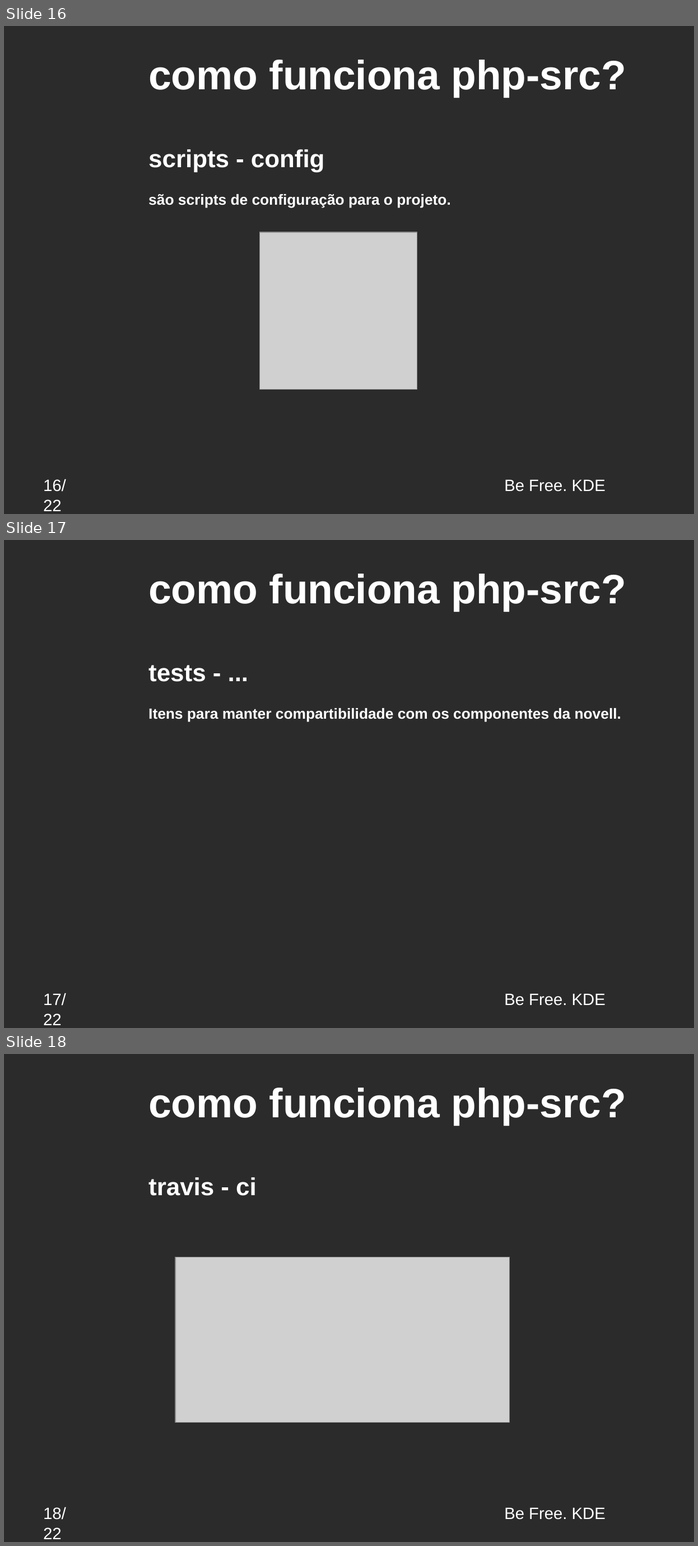
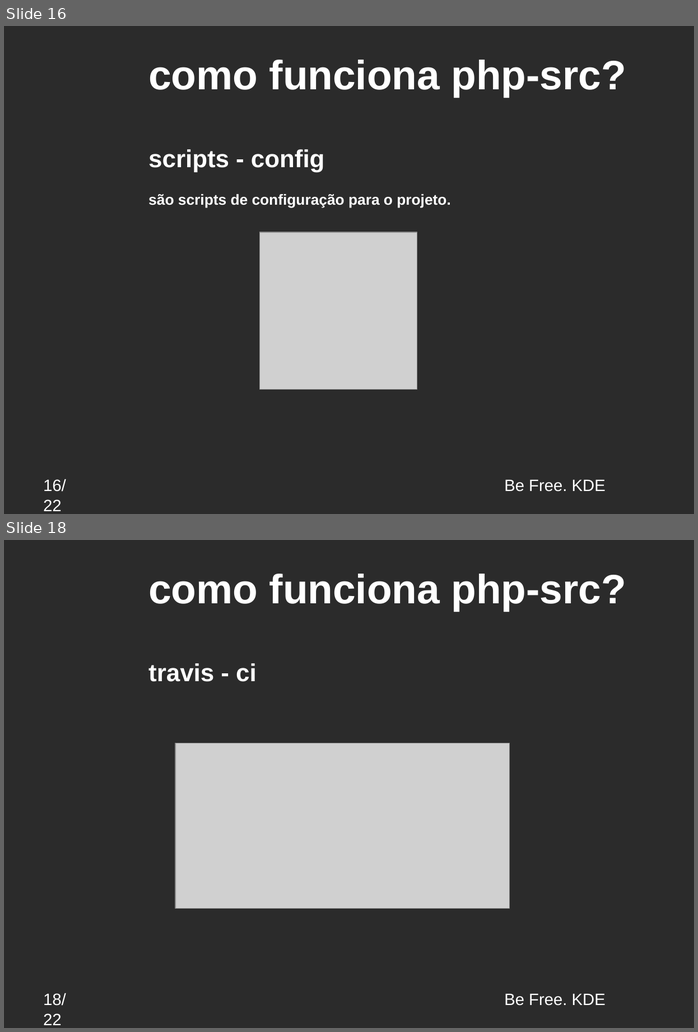
Before and after one commit to marcosptf/marcosptfDoc, a slide deck: php-test-fest.odp. Shown one above the other, each under a label of ours: slides 16, 17 and 18 before the commit, slides 16 and 18 after it; the slides between them are not shown. The pictures are 698x1546 and 698x1032 pixels, drawn with LibreOffice and Linux fonts; fonts in the diff are those of the drawing; grey boxes stand for pictures; background and template pictures are left out; a plain dark background stands for a picture behind light text. Boxes give left, top, right and bottom in pixels: in the first picture for what was removed or moved away, otherwise in the second. Text is boxed around its words. In the diff, an @@ line names an element or a change of style, - is before the commit and + after.

```diff
--- a/php-test-fest.odp
+++ b/php-test-fest.odp
@@ slide 17 removed at [4, 540, 694, 1028], background picture (left out); not listed: 2 template elements that a slide beside it also shows @@
@@ text removed at [148, 574, 626, 611] @@
-como funciona php-src?
@@ text removed at [148, 665, 621, 721] @@
-tests - ...
-Itens para manter compartibilidade com os componentes da novell.
```
Also in this commit, not shown: 1 slide added, 1 other file.
